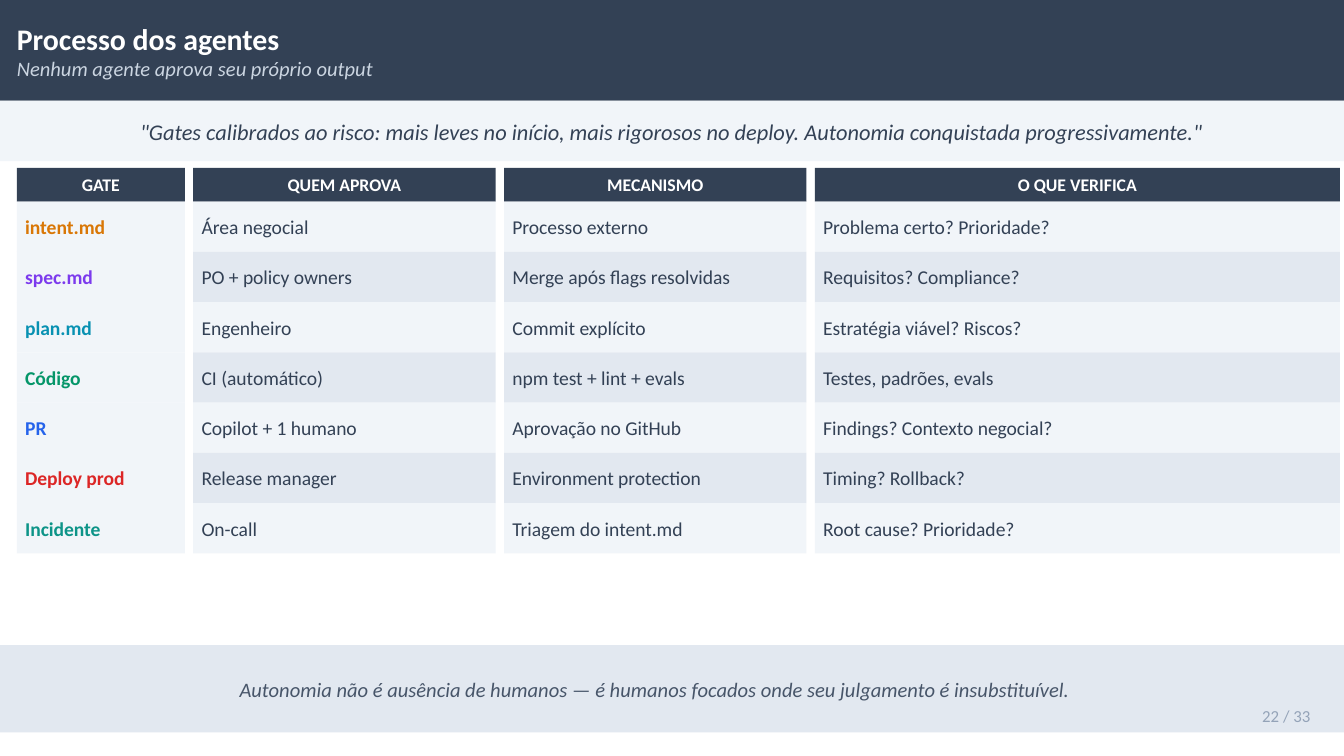
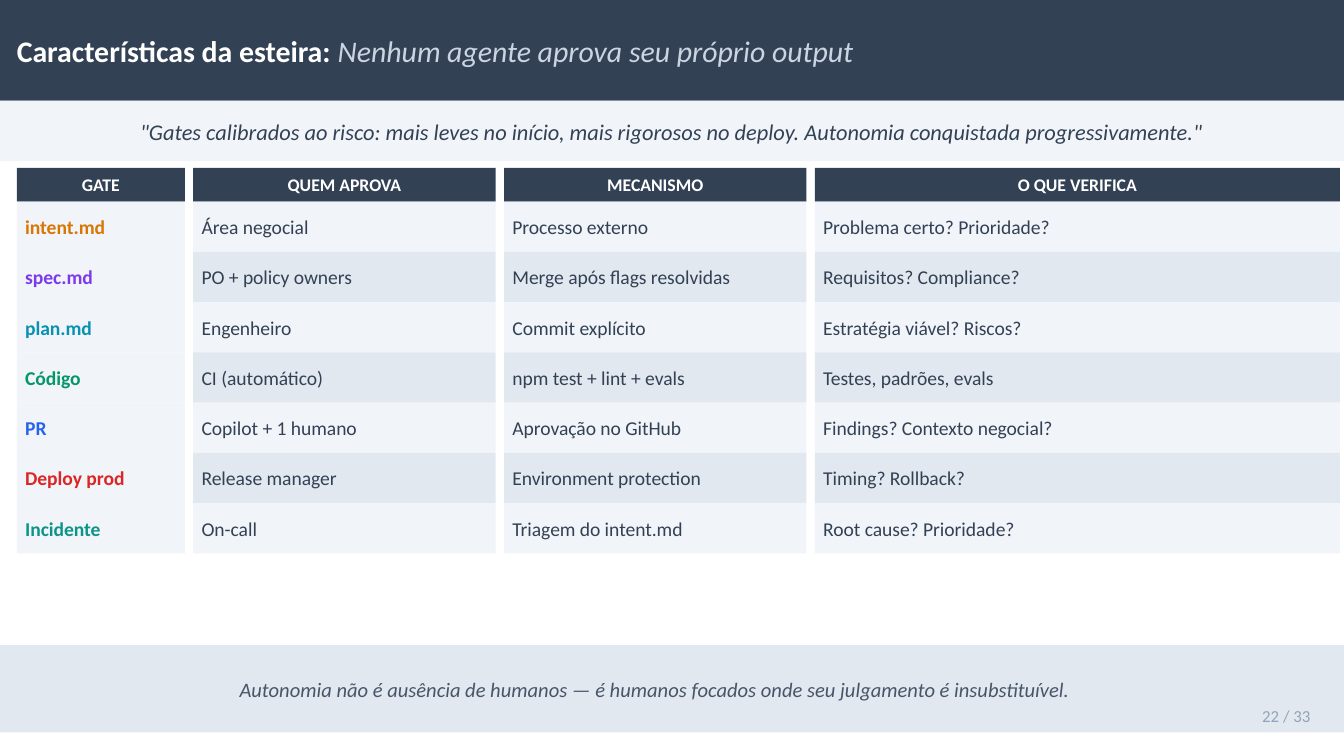
Before and after one commit to jpsslink/sdlc-agentico, a slide deck: slide 22 of esteira-agentica-pitch.pptx. Drawn at 1344x756 pixels with LibreOffice and Linux fonts; fonts in the diff are those of the drawing. Boxes give left, top, right and bottom in pixels: in the first picture for what was removed or moved away, otherwise in the second. Text is boxed around its words. In the diff, an @@ line names an element or a change of style, - is before the commit and + after.

```diff
--- a/esteira-agentica-pitch.pptx
+++ b/esteira-agentica-pitch.pptx
@@ text at [17, 41, 853, 67]: text changed; size 11 to 16 pt @@
-Processo dos agentes
-Nenhum agente aprova seu próprio output
+Características da esteira: Nenhum agente aprova seu próprio output
```
Also in this commit, not shown: 30 other slides changed, 1 other file.
